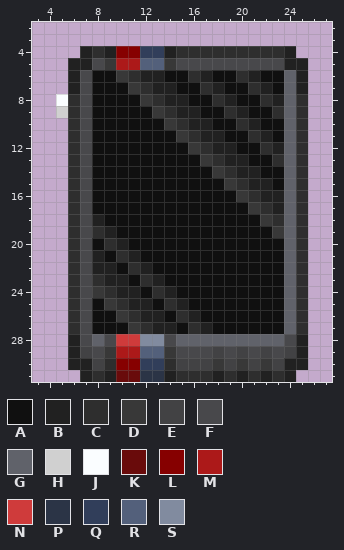
Two states of a pixel-art sprite, Resources/Textures/_DV/Objects/Devices/pda.rsi/pda-security.png. The picture above was drawn from the file before the commit.
The file is 32x32 pixels. Colours within 5 levels of each other are drawn and written as one. Shown: x 3..27, y 2..31.
Palette (. is transparent): A #101010  B #212121  C #2e2e2e  D #383838  E #424244  F #48484b  G #60626a  H #d0d0d0  J #fafdff  K #690b0b  L #860000  M #ac1919  N #cf3b3b  P #2b3446  Q #313e5a  R #53607b  S #818b9f
After:
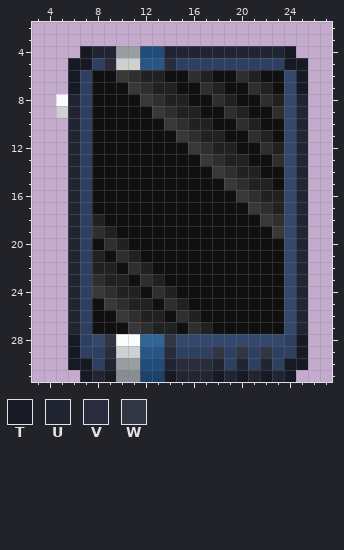
Colours new in this view: T #171a24  U #212431  V #282c3c  W #323543
Commit: PDA's Recoloured all security related PDA's.
Diff:
colour F: #48484b -> #2e4062
colour G: #60626a -> #34476c
colour K: #690b0b -> #888d93
colour L: #860000 -> #999ea2
colour P: #2b3446 -> #1a426a
colour Q: #313e5a -> #1f4c79
colour R: #53607b -> #275686
colour S: #818b9f -> #326496
Changed rows in their new state; - is a pixel that keeps its letter.
first column x 6:
 4 -TUU----UUUUUUUUUUT-
 5 TT-VHH--V---------TT
 6 T------------------T
 7 T------------------T
 8 U------------------U
 9 U------------------U
10 U------------------U
11 U------------------U
12 U------------------U
13 U------------------U
14 U------------------U
15 U------------------U
16 U------------------U
17 U------------------U
18 U------------------U
19 U------------------U
20 U------------------U
21 U------------------U
22 U------------------U
23 U------------------U
24 U------------------U
25 U------------------U
26 U------------------U
27 U------------------U
28 T--WJJ--W----------T
29 TF-VHH--V---W-W-W-FT
30 TTFU----UVVVUFUFUFTT
31 -TUT----TUUUTUTUTUT-
Where, in picture pixels (left, top, right, bottom), the same in both pictures:
changed: (68, 46, 308, 382)
